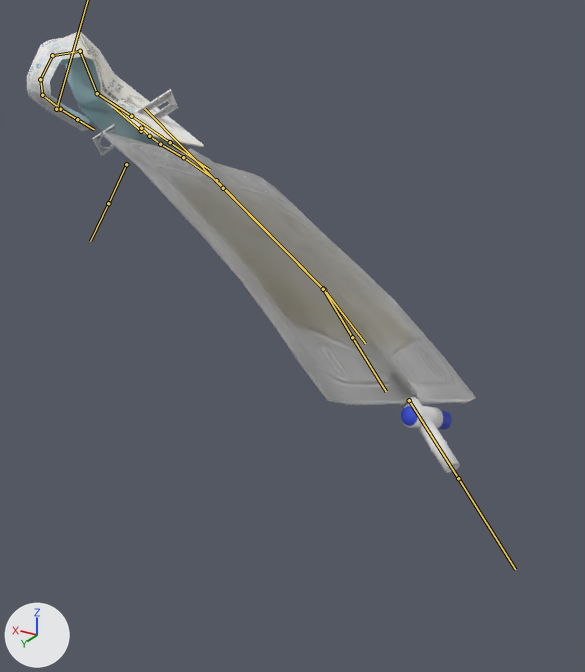
The FBX model care-up/Assets/Resources_moved/Models/catheter_Supertubular.fbx, before and after one commit.
The view is the same before and after, from a camera (50 mm lens) standing at (-0.502, 0.14, 0.353) and looking at (-0.249, -0.282, 0.142). The axes (+X, +Y, +Z) are drawn at lower left. The lights are the same throughout. Both versions are drawn at frame 658 of the action 'catArm|cath_DisconnectedBag_L_Lib'; the numbers are the values there. The bones that bend it are drawn over the model as lines.

Objects in the first picture: 'CathClipClosed', 'CathClipOpened', 'catCover', 'catOuter', 'catheter_bag'.
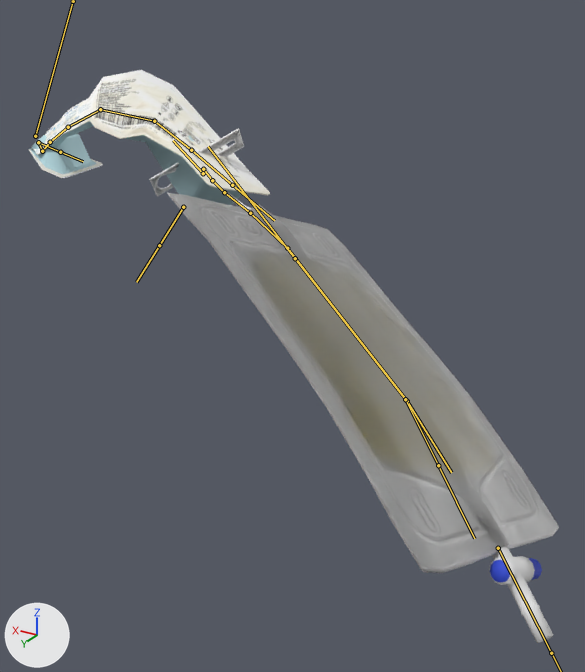
The edits, one by one:
Bone 'start' (bone_start) moves from (0.061, 0.361, 0.248) to (0.148, 0.326, 0.23).
Bone 'start' (bone_start) turns from (-22, -164, 81) to (151, -16, -98) degrees about its own x, y and z.
Bone 'b.000' (bone_b_000) turns from (-65, 40, 32) to (-72, -45, 38) degrees about its own x, y and z.
Bone 'b.001' (bone_b_001) turns from (-39, -1, -53) to (-27, 13, -37) degrees about its own x, y and z.
Bone 'b.002' (bone_b_002) turns from (-21, -7, -42) to (-3, 4, -11) degrees about its own x, y and z.
Bone 'b.003' (bone_b_003) turns from (-19, -5, -37) to (0, 4, -9) degrees about its own x, y and z.
Bone 'b.004' (bone_b_004) turns from (-12, -2, -27) to (39, 13, 7) degrees about its own x, y and z.
Bone 'b.004' (bone_b_004) is rescaled from (0.91, 1.7, 0.97) to (1.0, 1.94, 0.88).
Bone 'end' (bone_end) turns from (-21, 20, 3) to (-124, -127, -4) degrees about its own x, y and z.
Bone 'end' (bone_end) is rescaled from (1.64, 1.05, 0.9) to (4.02, 1.47, 5.03).

Where the change shows, as pixel boxes (x1, y1, x2, y2) in the pictures (585 x 672 px):
'catheter_bag', posed (33% taller)
    before: (101, 132, 476, 473)
    after: (167, 189, 559, 643)
'catCover', posed (37% wider, 8% taller)
    before: (27, 31, 204, 147)
    after: (28, 70, 270, 195)
'catOuter', posed
    before: (29, 53, 183, 151)
    after: (31, 88, 244, 205)
'CathClipClosed', posed (7% wider)
    before: (137, 89, 178, 119)
    after: (200, 128, 244, 157)
'CathClipOpened', posed (11% wider)
    before: (92, 106, 147, 156)
    after: (149, 146, 210, 196)
'catInnerTop.002', posed (not visible afterwards)
    before: (124, 106, 136, 111)
bone 'start', root to tip
    before: (141, 131) to (113, 107)
    after: (203, 173) to (173, 140)
bone 'b.000', root to tip
    before: (97, 93) to (80, 51)
    after: (154, 121) to (100, 109)
bone 'b.001', root to tip
    before: (80, 51) to (52, 55)
    after: (100, 109) to (68, 127)
bone 'b.002', root to tip
    before: (52, 55) to (40, 79)
    after: (68, 127) to (50, 142)
bone 'b.003', root to tip
    before: (40, 79) to (42, 95)
    after: (50, 142) to (42, 151)
bone 'b.004', root to tip
    before: (42, 95) to (60, 109)
    after: (42, 151) to (38, 142)
bone 'end', root to tip
    before: (60, 109) to (77, 119)
    after: (38, 142) to (60, 152)
